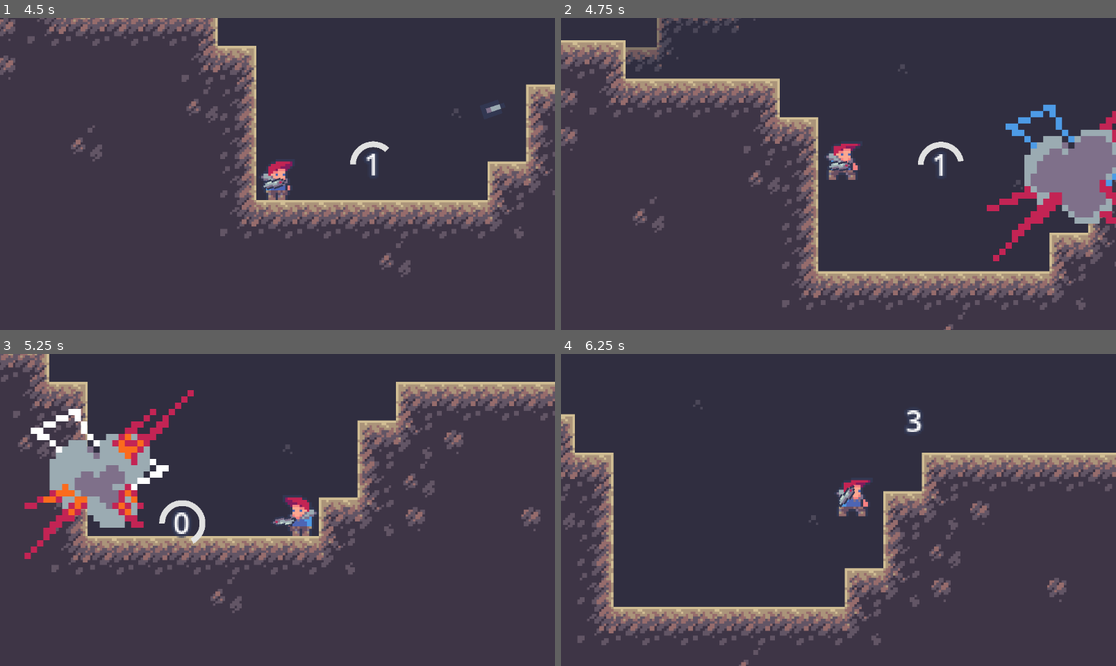
Above: before the commit, frames 1-4 (two rows, left to right).
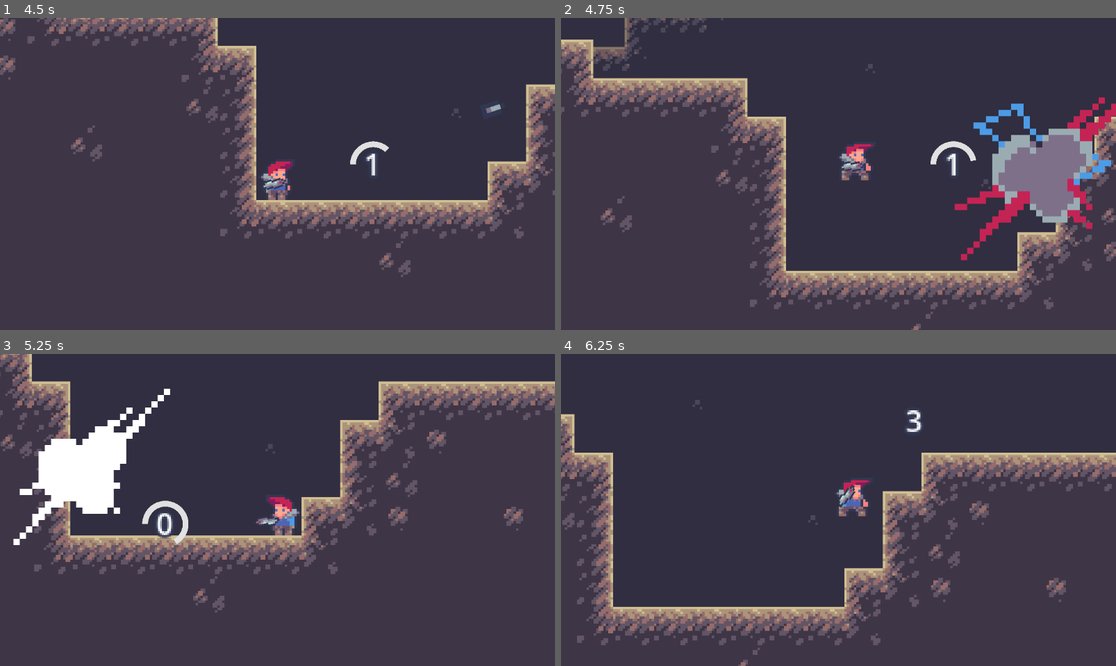
Above: after the commit, the same moments.

Repository: SoulierTom/Rocket
Game: Godot game, scene res://Scenes/Level Proto 1.tscn
Two runs of this game, one before a commit and one after it. Both use one fixed random seed, a clock stepped at 60 frames per second and the inputs below. This scene is started directly instead of the project's main scene. The engine's default icon, where the game draws it, is replaced by a stand-in: a white triangle on a blue panel in a dark square.
Inputs (mouse positions are in pixels of both pictures, inside the frame that each line leads up to):
- Up to frame 1 (4.5 s): tap Enter at 0.5 s; move the mouse to (249, 236) at 0.52 s; press the mouse at (249, 236) at 0.53 s; hold D (Move_Right) 0.53-2.03 s; tap Space (Jump) at 0.77, 1.52, 3.02, 3.77 s; move the mouse to (444, 220) at 1.27 s; release the mouse at (444, 220) at 1.28 s; click (444, 220) at 1.35 s; move the mouse to (111, 127) at 2.02 s; press the mouse at (111, 127) at 2.03 s; hold A (Move_Left) 2.03-4.28 s; move the mouse to (305, 174) at 2.77 s; release the mouse at (305, 174) at 2.78 s; click (305, 174) at 2.85 s; move the mouse to (194, 96) at 3.52 s; press the mouse at (194, 96) at 3.53 s; move the mouse to (399, 158) at 4.27 s; release the mouse at (399, 158) at 4.28 s; hold D (Move_Right) from 4.28 s (still down); click (399, 158) at 4.35 s
- Up to frame 2 (4.75 s): keep holding D (Move_Right); tap Space (Jump) at 4.52 s
- Up to frame 3 (5.25 s): keep holding D (Move_Right); move the mouse to (166, 525) at 5.02 s; press the mouse at (166, 525) at 5.03 s
- Up to frame 4 (6.25 s): keep holding D (Move_Right); move the mouse to (894, 441) at 5.77 s; release the mouse at (894, 441) at 5.78 s; click (894, 441) at 5.85 s; tap Space (Jump) at 6.02 s

Frame 1 is identical in both runs. In frame 2, 22% of the frame differs, in the area x 0-100%, y 0-100%; in frame 3, 20%; in frame 4, 1.4%.

Commit message:
Update Explosion

Diff:
--- a/Scenes/Explosion.tscn
+++ b/Scenes/Explosion.tscn
@@ -4,7 +4,7 @@
 [ext_resource type="Texture2D" uid="uid://c45efj6718jl4" path="res://Assets/Explosion_sheet.png" id="2_np5ux"]
 
 [sub_resource type="CircleShape2D" id="CircleShape2D_1u4h7"]
-radius = 51.5024
+radius = 34.0
 
 [sub_resource type="AtlasTexture" id="AtlasTexture_7fvkn"]
 atlas = ExtResource("2_np5ux")
